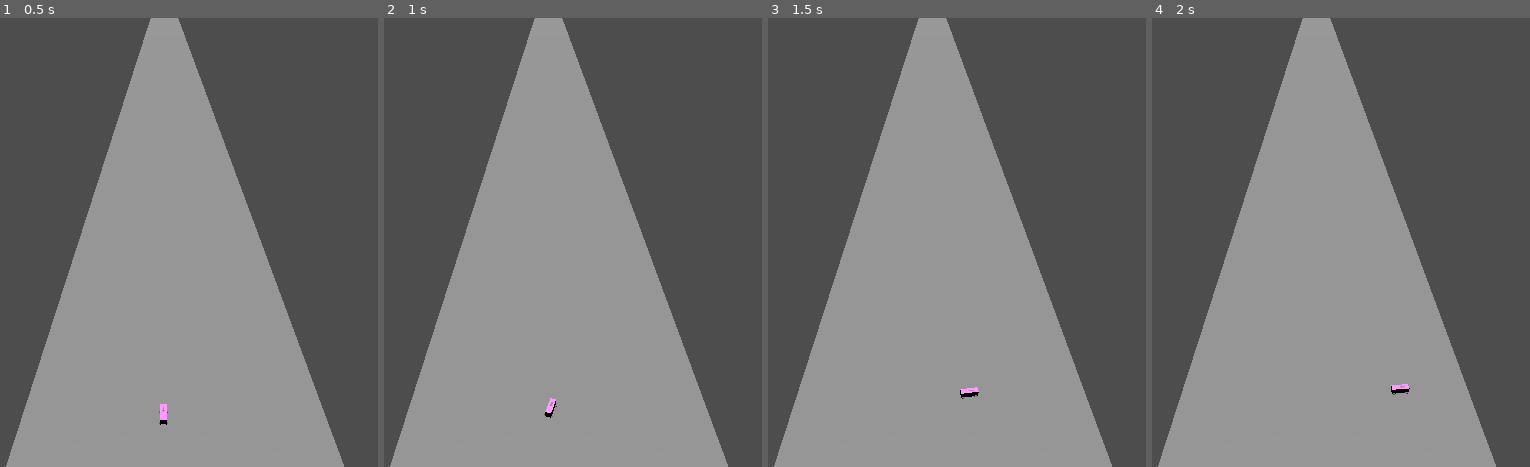
Above: before the commit, frames 1-4 (left to right).
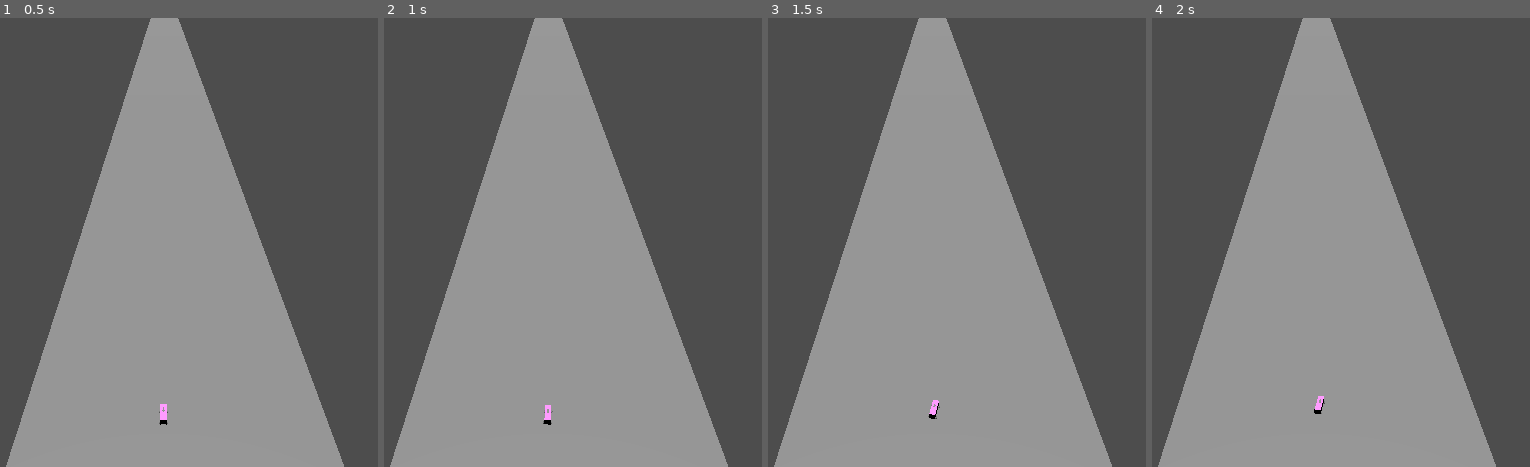
Above: after the commit, the same moments.

Repository: pGabrielVP/carro-godot
Game: Godot game, scene res://mapa.tscn
Same seed, same stepped clock (60 frames per second), same inputs: the game is played once before the commit and once after it. The project has no main scene, so this scene is started directly.
Inputs:
- Up to frame 1 (0.5 s): no input
- Up to frame 2 (1 s): tap Enter at 0.5 s; hold Right (virar_direita) from 0.53 s (still down); hold Q (acelerador_leve) from 0.53 s (still down)
- Up to frame 3 (1.5 s): tap Space at 1.25 s; release Right (virar_direita) at 1.28 s; release Q (acelerador_leve) at 1.28 s; hold Down (marcha_baixo, bound only after the commit) from 1.28 s (still down); tap W (acelerador_medio) at 1.35 s
- Up to frame 4 (2 s): keep holding Down (marcha_baixo, bound only after the commit)

Frame 1 is identical in both runs. In frame 2, 0.1% of the frame differs, in the area x 42-46%, y 84-91%; in frame 3, 0.2%, in the area x 42-56%, y 82-90%; in frame 4, 0.2%.

Commit message:
input para mudar a marcha

Diff:
--- a/exemplo/vehicle_body_3d.gd
+++ b/exemplo/vehicle_body_3d.gd
@@ -14,6 +14,10 @@
 
 func _physics_process(delta: float) -> void:
 	acelerador = 0
+	if Input.is_action_just_pressed("marcha_cima") && current_gear < (gears.size()-1):
+		current_gear+=1
+	if Input.is_action_just_pressed("marcha_baixo") && current_gear > 0:
+		current_gear-=1
 
 	steer_target = Input.get_action_strength("virar_esquerda") - Input.get_action_strength("virar_direita")
 	steer_target *= STEER_LIMIT
@@ -27,8 +31,8 @@
 
 	if acelerador > 0:
 		acelerador += 0.3 # 0.4, 0.5, 0.7 ;; sem essa linha é impossivel chegar a 1.0
-		engine_force = (torque * acelerador * (gears[current_gear] * drive)) / wheel_radius
+		engine_force = (torque * acelerador * (gears[current_gear] * drive))
 	else:
 		engine_force = 0
-	print(linear_velocity)
+
 	steering = move_toward(steering, steer_target, STEER_SPEED * delta)
--- a/project.godot
+++ b/project.godot
@@ -46,7 +46,12 @@
 "events": [Object(InputEventKey,"resource_local_to_scene":false,"resource_name":"","device":-1,"window_id":0,"alt_press …(195 unchanged characters)…
 ]
 }
-freio={
+marcha_cima={
+"deadzone": 0.2,
+"events": [Object(InputEventKey,"resource_local_to_scene":false,"resource_name":"","device":-1,"window_id":0,"alt_pressed":false,"shift_pressed":false,"ctrl_pressed":false,"meta_pressed":false,"pressed":false,"keycode":0,"physical_keycode":4194320,"key_label":0,"unicode":0,"location":0,"echo":false,"script":null)
+]
+}
+marcha_baixo={
 "deadzone": 0.2,
 "events": [Object(InputEventKey,"resource_local_to_scene":false,"resource_name":"","device":-1,"window_id":0,"alt_press …(195 unchanged characters)…
 ]
